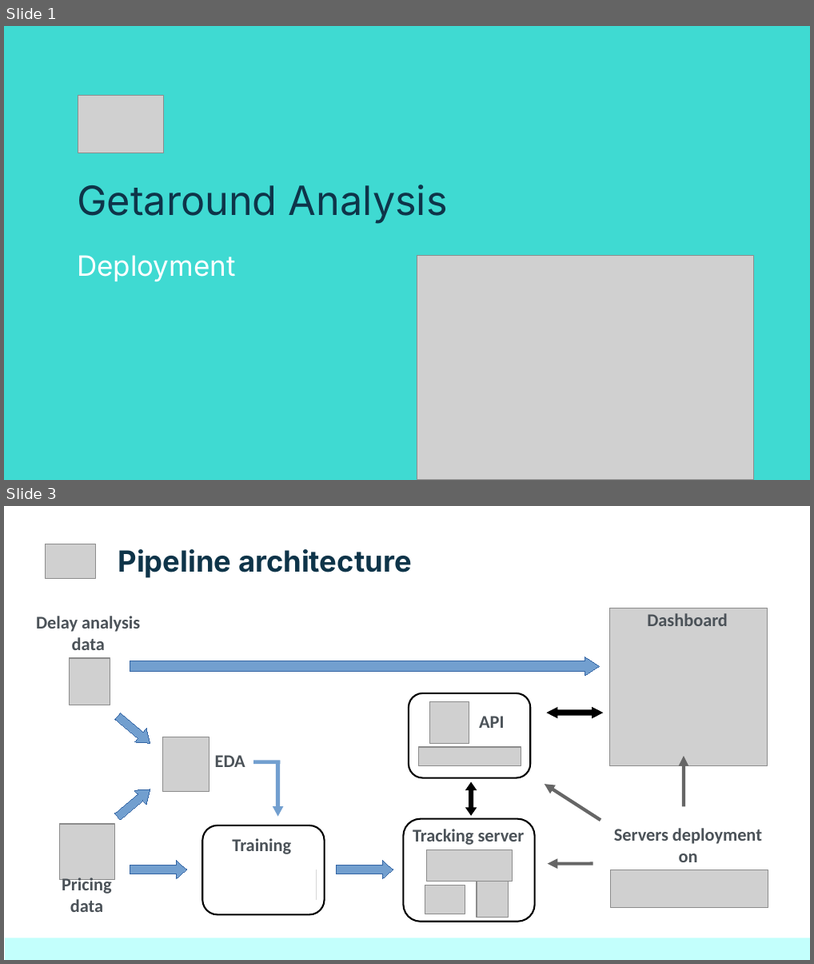
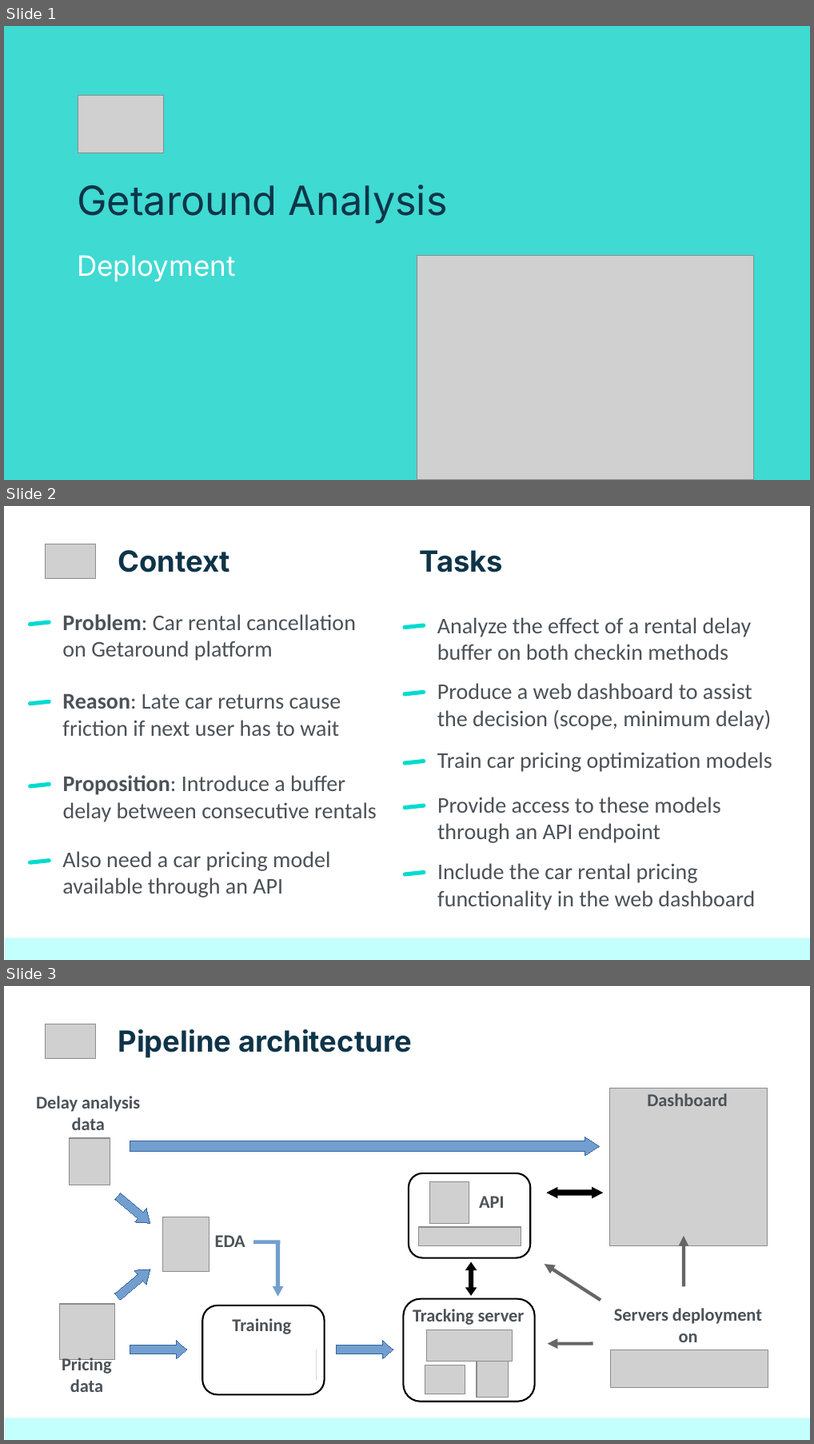
Before and after one commit to netesf13d/jedha-projects, a slide deck: 1-05-Getaround_Analysis/presentation/Presentation - 1-05 - Getaround Analysis.odp. Shown one above the other, each under a label of ours: slides 1 and 3 before the commit, slides 1, 2 and 3 after it; the slides between them are not shown. The pictures are 814x964 and 814x1444 pixels, drawn with LibreOffice and Linux fonts; fonts in the diff are those of the drawing; grey boxes stand for pictures. Boxes give left, top, right and bottom in pixels: in the first picture for what was removed or moved away, otherwise in the second. Text is boxed around its words. In the diff, an @@ line names an element or a change of style, - is before the commit and + after.

```diff
--- a/1-05-Getaround_Analysis/presentation/Presentation - 1-05 - Getaround Analysis.odp
+++ b/1-05-Getaround_Analysis/presentation/Presentation - 1-05 - Getaround Analysis.odp
@@ slide 2 added at bbox=[4, 506, 810, 960], background #FFFFFF @@
@@ picture added at bbox=[45, 544, 96, 578] @@
@@ title added at bbox=[118, 550, 230, 572], 26 pt, text #0E3449, bold @@
+Context
@@ title added at bbox=[419, 550, 503, 572], 26 pt, text #0E3449, bold @@
+Tasks
@@ rounded rectangle added at bbox=[28, 620, 52, 627], fill #00DBD0 @@
@@ title added at bbox=[62, 614, 356, 660], 20 pt, text #4B5258 @@
+Problem: Car rental cancellation on Getaround platform
@@ rounded rectangle added at bbox=[403, 624, 426, 630], fill #00DBD0 @@
@@ title added at bbox=[438, 617, 752, 660], 20 pt, text #4B5258 @@
+Analyze the effect of a rental delay buffer on both checkin methods
@@ title added at bbox=[62, 694, 342, 736], 20 pt, text #4B5258 @@
+Reason: Late car returns cause friction if next user has to wait
@@ rounded rectangle added at bbox=[403, 689, 426, 696], fill #00DBD0 @@
@@ title added at bbox=[438, 683, 771, 730], 20 pt, text #4B5258 @@
+Produce a web dashboard to assist the decision (scope, minimum delay)
@@ rounded rectangle added at bbox=[28, 699, 52, 705], fill #00DBD0 @@
@@ rounded rectangle added at bbox=[403, 759, 426, 765], fill #00DBD0 @@
@@ title added at bbox=[438, 752, 773, 772], 20 pt, text #4B5258 @@
+Train car pricing optimization models
@@ rounded rectangle added at bbox=[28, 781, 52, 788], fill #00DBD0 @@
@@ title added at bbox=[63, 775, 377, 822], 20 pt, text #4B5258 @@
+Proposition: Introduce a buffer delay between consecutive rentals
@@ rounded rectangle added at bbox=[403, 803, 426, 809], fill #00DBD0 @@
@@ title added at bbox=[438, 796, 721, 843], 20 pt, text #4B5258 @@
+Provide access to these models through an API endpoint
@@ rounded rectangle added at bbox=[28, 858, 52, 864], fill #00DBD0 @@
@@ title added at bbox=[62, 851, 330, 897], 20 pt, text #4B5258 @@
+Also need a car pricing model available through an API
@@ title added at bbox=[438, 863, 755, 910], 20 pt, text #4B5258 @@
+Include the car rental pricing functionality in the web dashboard
@@ rounded rectangle added at bbox=[403, 870, 426, 876], fill #00DBD0 @@
@@ rectangle added at bbox=[5, 937, 810, 959], fill #C3FFFC @@
```
Also in this commit, not shown: 3 slides changed, 1 other slide added, 6 slides removed, 34 other files.
